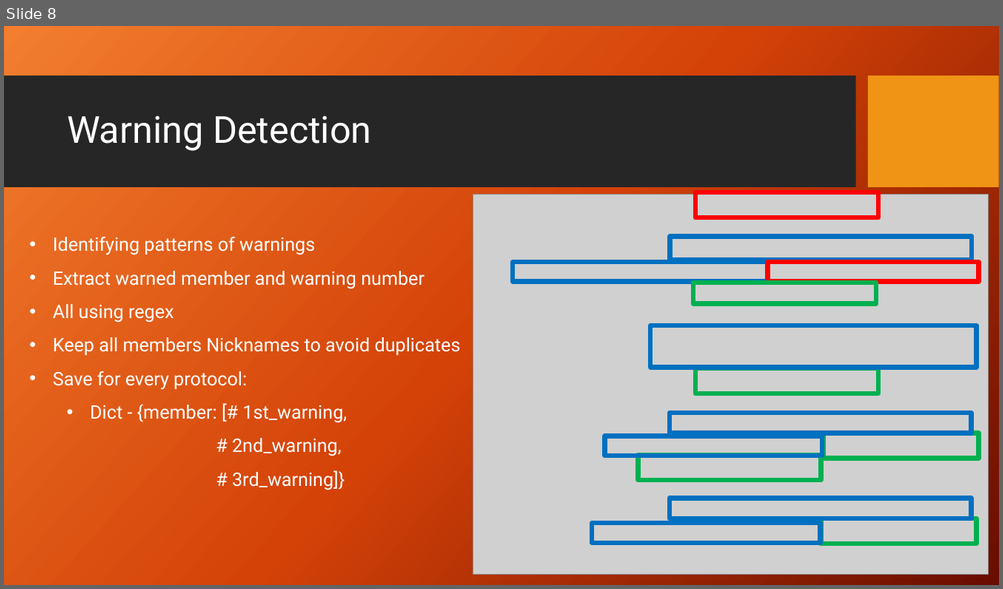
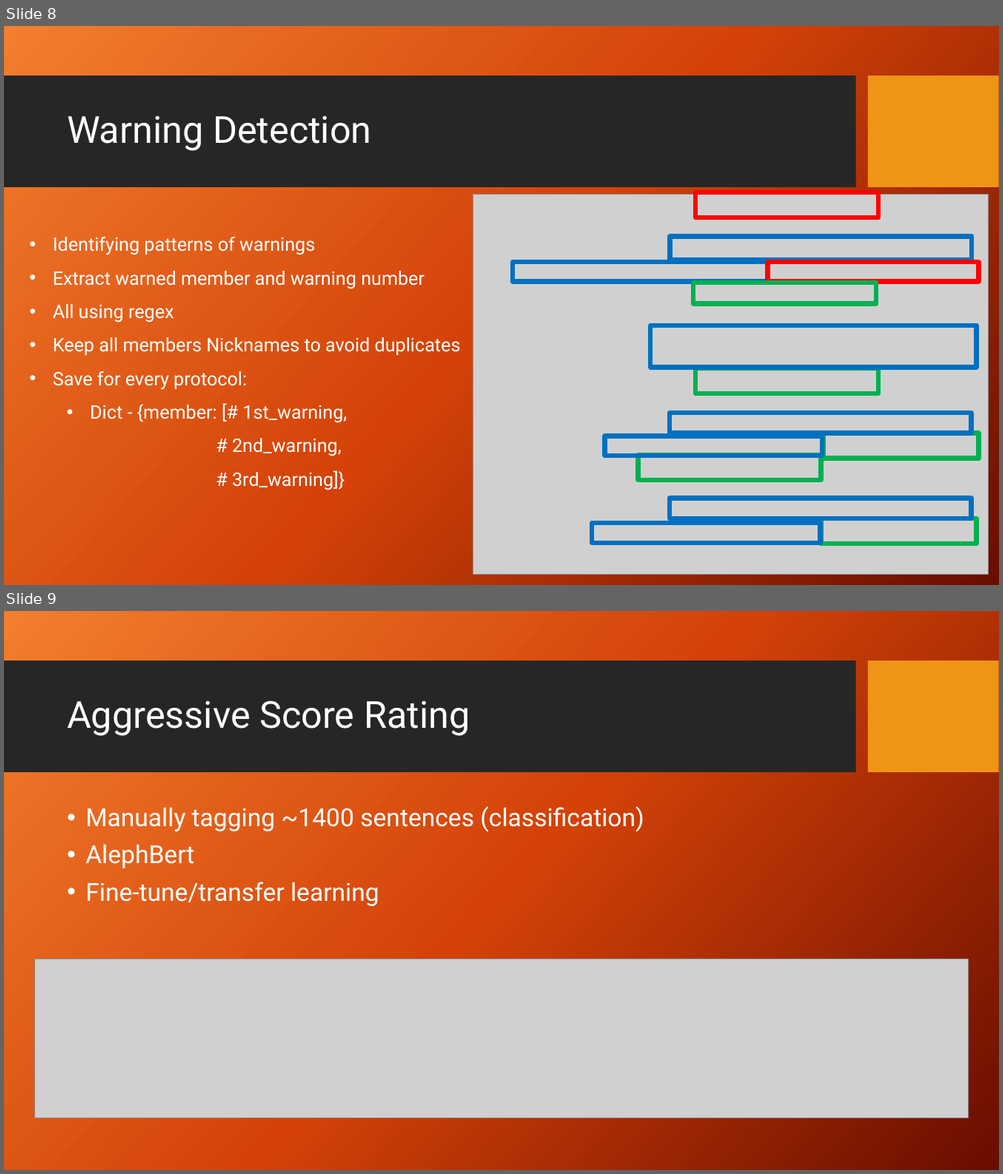
Before and after one commit to itaitzruia4/NLPSD, a slide deck: presentation.pptx. Shown one above the other, each under a label of ours: slide 8 before the commit, slides 8 and 9 after it. The pictures are 1003x589 and 1003x1174 pixels, drawn with LibreOffice and Linux fonts; fonts in the diff are those of the drawing; grey boxes stand for pictures; background and template pictures are left out. Boxes give left, top, right and bottom in pixels: in the first picture for what was removed or moved away, otherwise in the second. Text is boxed around its words. In the diff, an @@ line names an element or a change of style, - is before the commit and + after.

```diff
--- a/presentation.pptx
+++ b/presentation.pptx
@@ slide 9 added at (x1=4, y1=611, x2=999, y2=1170), background picture (left out); not listed: 2 template elements that a slide beside it also shows @@
@@ title added at (x1=67, y1=701, x2=469, y2=736), 36 pt, text #FFFFFF @@
+Aggressive Score Rating
@@ text added at (x1=85, y1=806, x2=643, y2=906), 24 pt, text #FFFFFF @@
+• Manually tagging ~1400 sentences (classification)
+• AlephBert
+• Fine-tune/transfer learning
@@ picture added at (x1=34, y1=960, x2=968, y2=1119) @@
```
Also in this commit, not shown: 2 slides changed, 2 other slides added.
